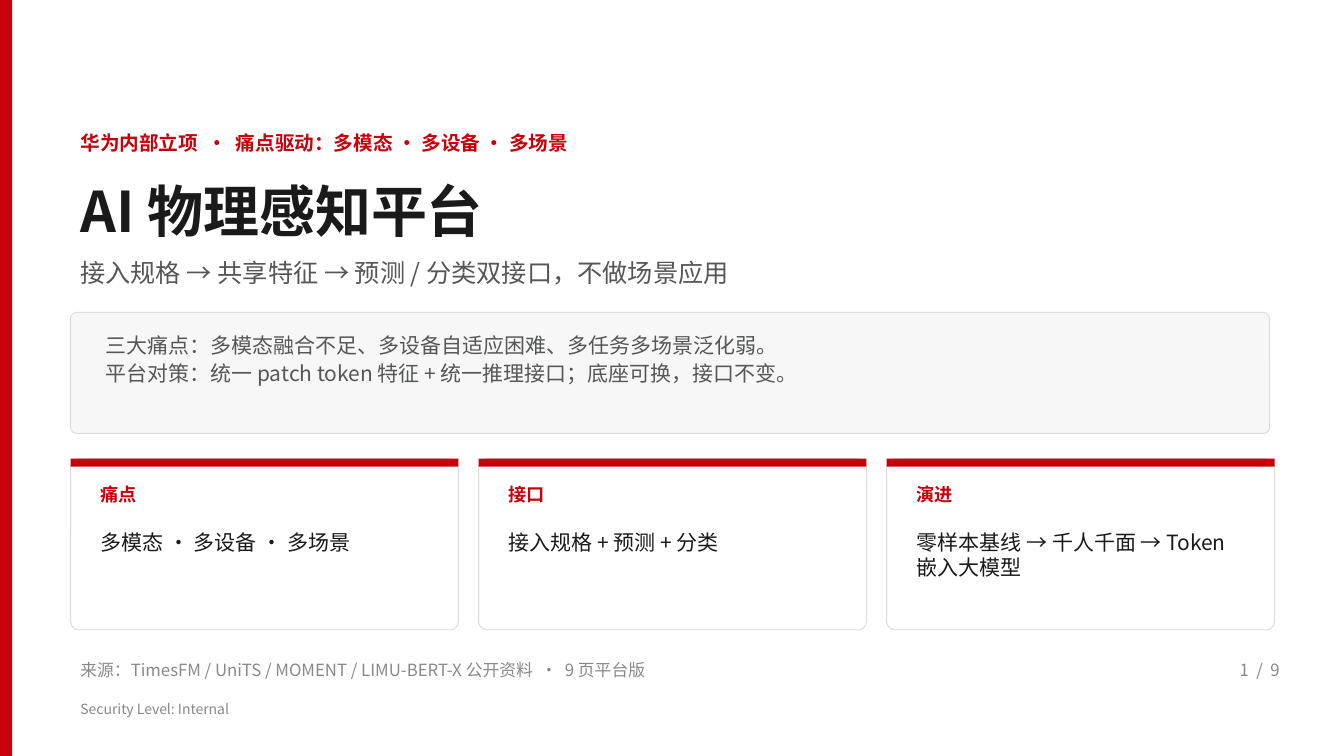
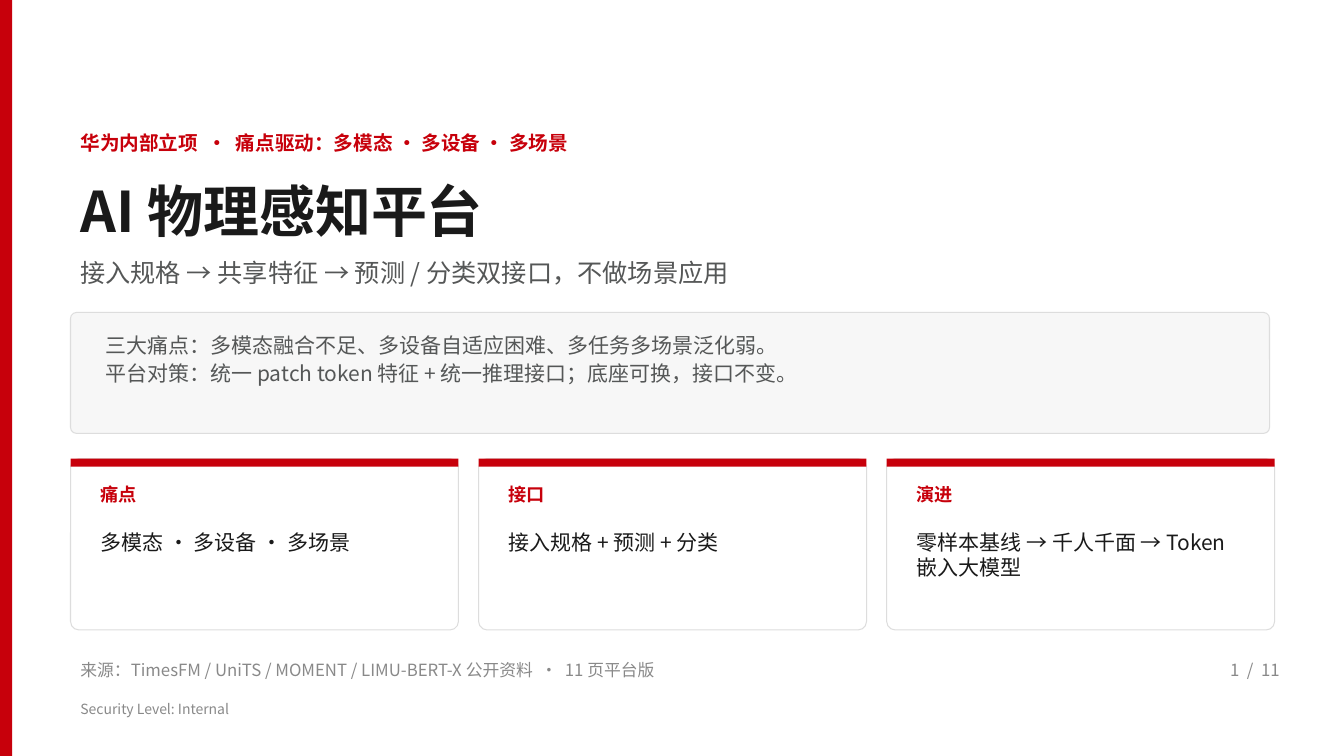
Before and after one commit to zhangrui1123/ai-physical-sensing, a slide deck: slide 1 of AI物理感知平台-华为汇报.pptx. Drawn at 1344x756 pixels with LibreOffice and Linux fonts; fonts in the diff are those of the drawing; background and template pictures are left out. Boxes give left, top, right and bottom in pixels: in the first picture for what was removed or moved away, otherwise in the second. Text is boxed around its words. In the diff, an @@ line names an element or a change of style, - is before the commit and + after.

```diff
--- a/AI物理感知平台-华为汇报.pptx
+++ b/AI物理感知平台-华为汇报.pptx
@@ text at (80,662,654,677): text changed @@
-来源：TimesFM / UniTS / MOMENT / LIMU-BERT-X 公开资料 · 9 页平台版
+来源：TimesFM / UniTS / MOMENT / LIMU-BERT-X 公开资料 · 11 页平台版
@@ text at (1230,664,1280,676): text changed @@
-1 / 9
+1 / 11
```
Also in this commit, not shown: 8 other slides changed, 2 slides added, 1 other file.
